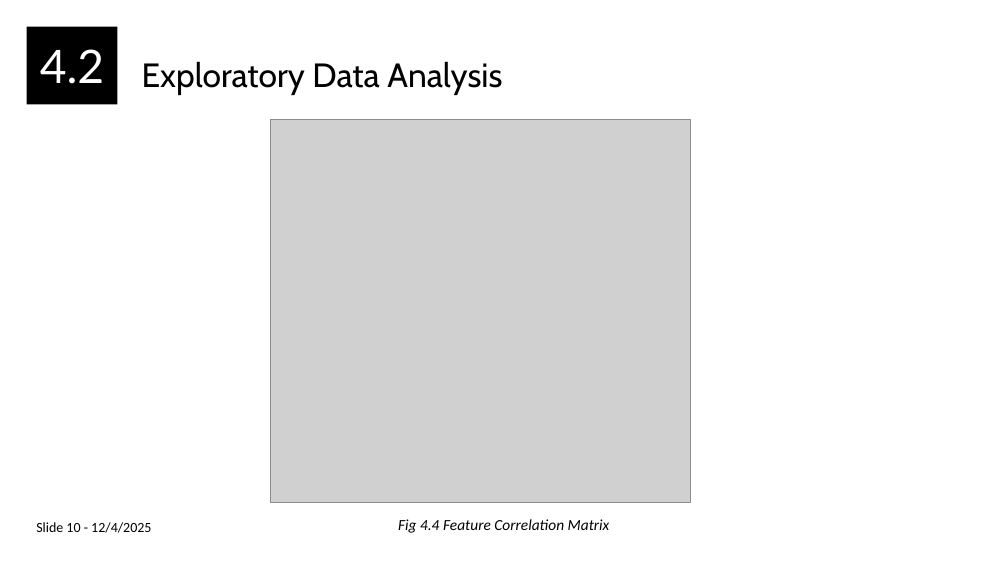
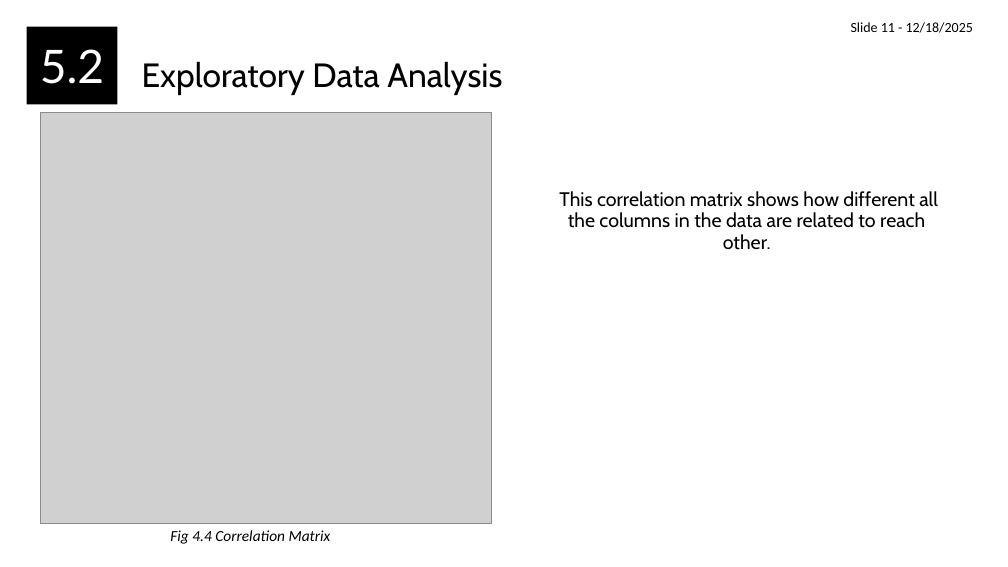
Before and after one commit to haitomnsg/feeder, a slide deck: slide 15 of documentation/MW Load Presenation Final.pptx (slide 12 before the commit). Drawn at 1008x567 pixels with LibreOffice and Linux fonts; fonts in the diff are those of the drawing; grey boxes stand for pictures. Boxes give left, top, right and bottom in pixels: in the first picture for what was removed or moved away, otherwise in the second. Text is boxed around its words. In the diff, an @@ line names an element or a change of style, - is before the commit and + after.

```diff
--- a/documentation/MW Load Presenation Final.pptx
+++ b/documentation/MW Load Presenation Final.pptx
@@ text at <box>851,22,973,33</box>: text changed @@
-Slide 10 - 12/4/2025
+Slide 11 - 12/18/2025
@@ text in rectangle at <box>40,49,104,84</box>: text changed @@
-4.2
+5.2
@@ picture: place and size @@
-picture at <box>270,119,690,503</box>
+picture at <box>40,112,491,524</box>
@@ subtitle added at <box>559,191,938,250</box>, 14 pt, text #000000 @@
+This correlation matrix shows how different all the columns in the data are related to reach other.
@@ text at <box>170,530,331,544</box>: text changed @@
-Fig 4.4 Feature Correlation Matrix
+Fig 4.4 Correlation Matrix
```
Also in this commit, not shown: 16 other slides changed, 7 slides added, 4 slides removed, 3 other files.
